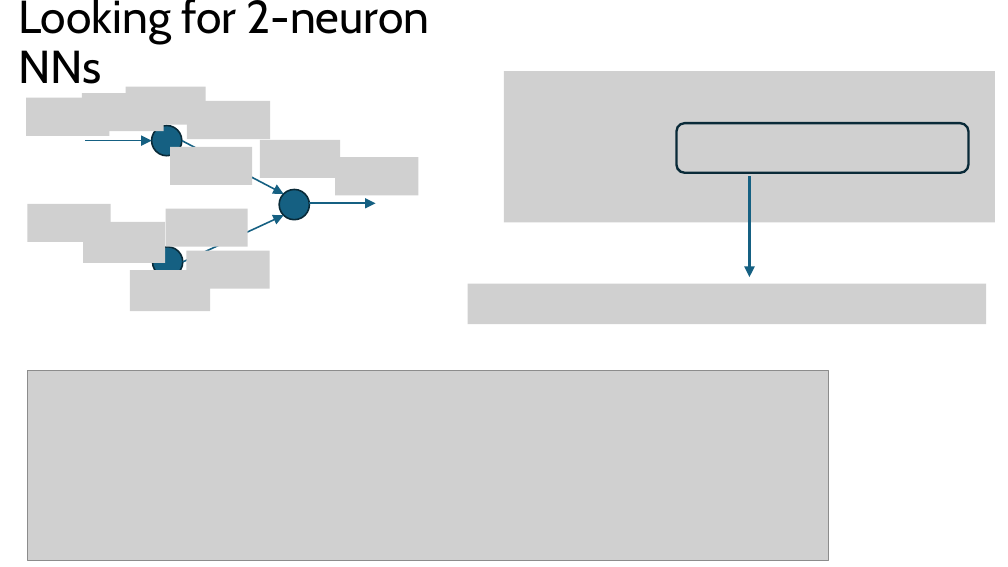
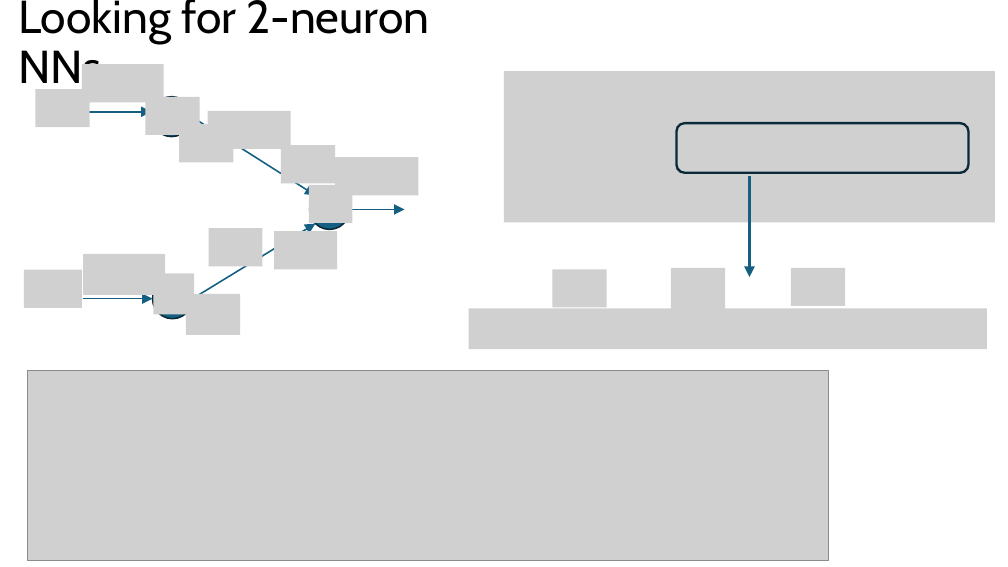
Before and after one commit to tkn-tub/bioelectrodynamics, a slide deck: slide 3 of slides/slides.pptx. Drawn at 1008x567 pixels with LibreOffice and Linux fonts; fonts in the diff are those of the drawing; grey boxes stand for pictures. Boxes give left, top, right and bottom in pixels: in the first picture for what was removed or moved away, otherwise in the second. Text is boxed around its words. In the diff, an @@ line names an element or a change of style, - is before the commit and + after.

```diff
--- a/slides/slides.pptx
+++ b/slides/slides.pptx
@@ picture: place and size @@
-picture at (26, 98, 110, 135)
+picture at (36, 89, 90, 127)
@@ picture added at (82, 64, 163, 102) @@
@@ picture removed at (82, 93, 163, 131) @@
@@ arrow moved from (85, 141) - (152, 141) to (85, 112) - (152, 112) @@
@@ picture: place and size @@
-picture at (126, 86, 206, 124)
+picture at (145, 97, 200, 135)
@@ ellipse: place and size @@
-ellipse at (152, 126, 182, 156)
+ellipse at (152, 97, 192, 137)
@@ arrow moved from (182, 141) - (284, 194) to (191, 116) - (315, 195) @@
@@ picture: place and size @@
-picture at (187, 101, 270, 138)
+picture at (207, 111, 290, 149)
@@ picture removed at (170, 147, 252, 185) @@
@@ picture added at (179, 124, 234, 162) @@
@@ picture: place and size @@
-picture at (260, 140, 340, 178)
+picture at (281, 145, 336, 183)
@@ picture removed at (27, 204, 110, 242) @@
@@ picture removed at (166, 209, 247, 247) @@
@@ ellipse: place and size @@
-ellipse at (279, 190, 309, 220)
+ellipse at (309, 190, 349, 230)
@@ picture added at (309, 185, 352, 223) @@
@@ arrow moved from (309, 203) - (376, 203) to (349, 209) - (405, 209) @@
@@ picture removed at (83, 222, 165, 263) @@
@@ arrow moved from (183, 262) - (284, 216) to (193, 299) - (315, 224) @@
@@ picture added at (209, 228, 262, 266) @@
@@ picture added at (274, 231, 337, 269) @@
@@ picture added at (83, 254, 165, 295) @@
@@ picture removed at (186, 251, 269, 289) @@
@@ picture added at (553, 269, 607, 307) @@
@@ picture added at (671, 268, 725, 309) @@
@@ picture added at (791, 268, 845, 306) @@
@@ picture added at (24, 270, 82, 308) @@
@@ arrow added from (83, 299) to (153, 299), #156082 1.5 pt @@
@@ ellipse: place and size @@
-ellipse at (153, 247, 183, 277)
+ellipse at (153, 279, 193, 319)
@@ picture: place and size @@
-picture at (130, 270, 210, 311)
+picture at (154, 274, 194, 315)
@@ picture added at (186, 294, 240, 335) @@
@@ picture: place and size @@
-picture at (468, 284, 987, 324)
+picture at (469, 309, 988, 349)
```
Also in this commit, not shown: 1 other slide changed, 1 other file.
